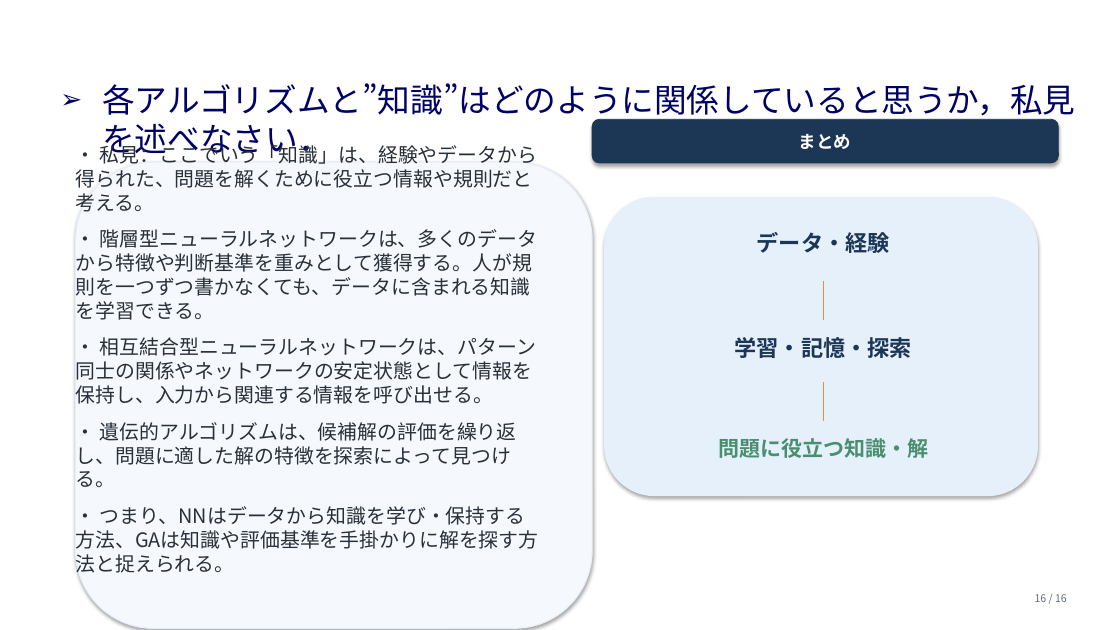
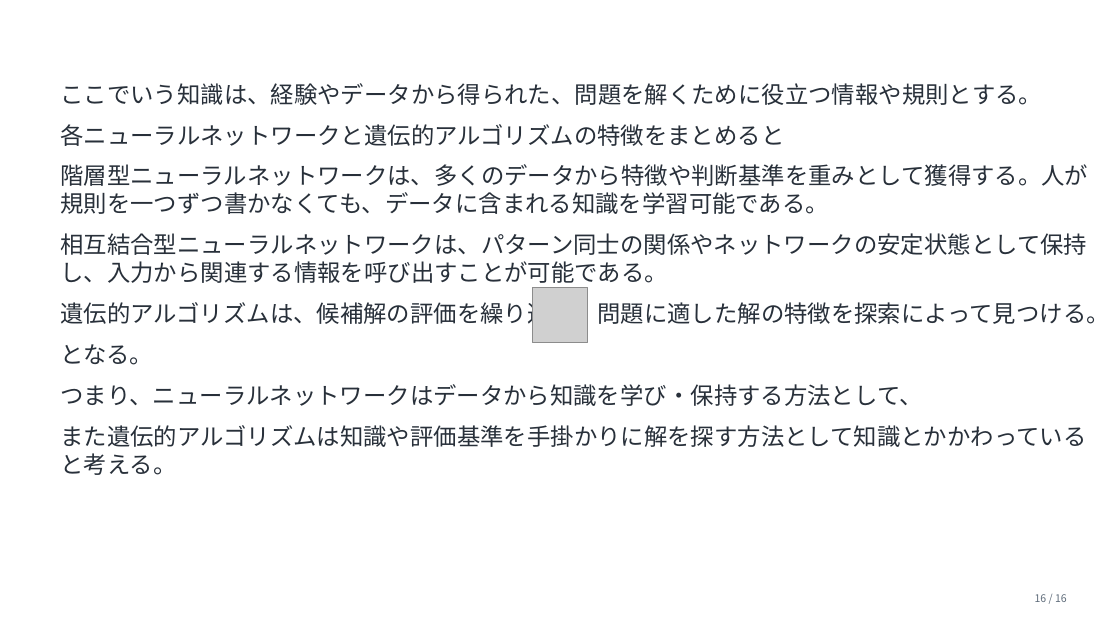
Before and after one commit to zassou-robo/Introduction_knowledge_science_6, a slide deck: slide 16 of 第6回_05知識科学概論.pptx. Drawn at 1120x630 pixels with LibreOffice and Linux fonts; fonts in the diff are those of the drawing; grey boxes stand for pictures; background and template pictures are left out. Boxes give left, top, right and bottom in pixels: in the first picture for what was removed or moved away, otherwise in the second. Text is boxed around its words. In the diff, an @@ line names an element or a change of style, - is before the commit and + after.

```diff
--- a/第6回_05知識科学概論.pptx
+++ b/第6回_05知識科学概論.pptx
@@ text at (60, 83, 1109, 475): text changed; size 17 to 20 pt @@
-• 私見：ここでいう「知識」は、経験やデータから得られた、問題を解くために役立つ情報や規則だと考える。
-• 階層型ニューラルネットワークは、多くのデータから特徴や判断基準を重みとして獲得する。人が規則を一つずつ書かなくても、データに含まれる知識を学習できる。
-• 相互結合型ニューラルネットワークは、パターン同士の関係やネットワークの安定状態として情報を保持し、入力から関連する情報を呼び出せる。
-• 遺伝的アルゴリズムは、候補解の評価を繰り返し、問題に適した解の特徴を探索によって見つける。
-• つまり、NNはデータから知識を学び・保持する方法、GAは知識や評価基準を手掛かりに解を探す方法と捉えられる。
+ここでいう知識は、経験やデータから得られた、問題を解くために役立つ情報や規則とする。
+各ニューラルネットワークと遺伝的アルゴリズムの特徴をまとめると
+階層型ニューラルネットワークは、多くのデータから特徴や判断基準を重みとして獲得する。人が規則を一つずつ書かなくても、データに含まれる知識を学習可能である。
+相互結合型ニューラルネットワークは、パターン同士の関係やネットワークの安定状態として保持し、入力から関連する情報を呼び出すことが可能である。
+遺伝的アルゴリズムは、候補解の評価を繰り返し、問題に適した解の特徴を探索によって見つける。
+となる。
+つまり、ニューラルネットワークはデータから知識を学び・保持する方法として、
+また遺伝的アルゴリズムは知識や評価基準を手掛かりに解を探す方法として知識とかかわっていると考える。
@@ text removed at (102, 83, 1075, 160) @@
-➢ 各アルゴリズムと”知識”はどのように関係していると思うか，私見を述べなさい．
@@ rounded rectangle removed at (592, 119, 1059, 163) @@
-まとめ
@@ rounded rectangle removed at (76, 162, 592, 628) @@
@@ rounded rectangle removed at (605, 197, 1038, 496) @@
@@ text removed at (757, 232, 890, 253) @@
-データ・経験
@@ picture added at (533, 287, 588, 343) @@
@@ line removed from (823, 281) to (823, 319) @@
@@ text removed at (735, 337, 912, 358) @@
-学習・記憶・探索
@@ line removed from (823, 382) to (823, 420) @@
@@ text removed at (718, 438, 928, 458) @@
-問題に役立つ知識・解
```
Also in this commit, not shown: 15 other slides changed.
